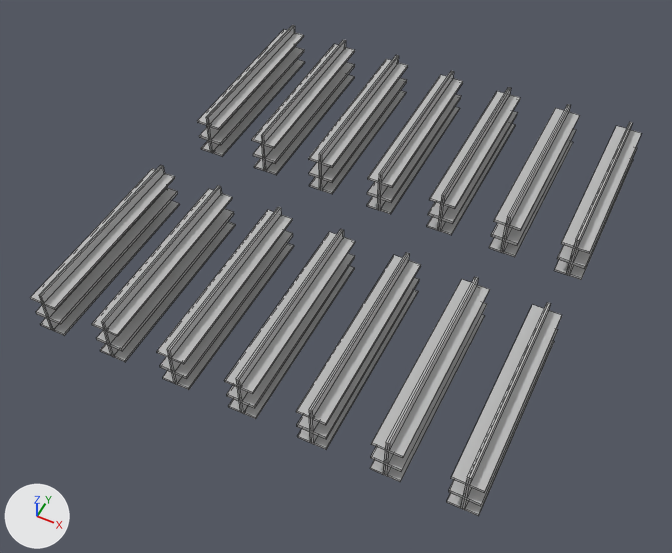
One commit to the OBJ model Project_Eve/Assets/Models/shopShelves.obj: the scene before it, then after it.
Before and after are seen from a 50 mm lens placed at (-165.0, -762.0, 2088.0), pointed at (-990.0, 888.0, 25.0). The axes (+X, +Y, +Z) are drawn at lower left. The lights are the same throughout. Mesh edges are drawn as thin lines. Where no turn or scale is listed for an object, it has been applied to the vertices.

Script lines for the objects in view, before the commit:
```python
me_shopshelves = bpy.data.meshes.new('shopShelves')
me_shopshelves.from_pydata(...)  # 924 vertices, 896 faces; spans x -1614.0..-331.0, y 319.0..1722.0, z 81.0..227.0
me_shopshelves.materials.append(mat_initialshadinggroup)  # grey #bcbcbc
ob_shopshelves = bpy.data.objects.new('shopShelves', me_shopshelves)
ob_shopshelves.location = (0.0, 0.0, 0.0)
```
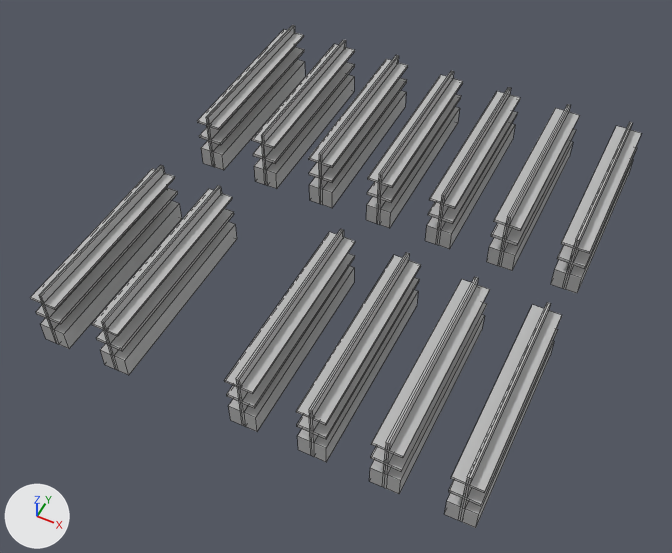
What differs and where, as boxes [x1, y1, x2, y2] in the pictures (672 x 553 px; the box of a moved part takes in the faces that stretch with it):
'shopShelves', reshaped
    before: [30, 25, 641, 516]
    after: [30, 25, 641, 528]
part 1 of me_shopshelves, deleted
    before: [157, 207, 294, 390]
part 2 of me_shopshelves, moved or reshaped
    before: [41, 62, 633, 516]
    after: [41, 62, 633, 528]

Patch to the scene script:
```diff
--- a/Project_Eve/Assets/Models/shopShelves.obj.py
+++ b/Project_Eve/Assets/Models/shopShelves.obj.py
@@ me_shopshelves @@
 # used by ob_shopshelves; location = (0.0, 0.0, 0.0)
-me_shopshelves.from_pydata(...)  # 924 vertices, 896 faces; spans x -1614.0..-331.0, y 319.0..1722.0, z 81.0..227.0
+me_shopshelves.from_pydata(...)  # 858 vertices, 832 faces; spans x -1614.0..-331.0, y 319.0..1722.0, z 21.0..227.0
+# me_shopshelves part 1: the loose piece of 66 vertices spanning x -1213.0..-1133.0, y 319.0..893.0, z 81.0..227.0 is deleted
+# me_shopshelves part 2
+# 130 vertices in x -1614.0..-331.0, y 319.0..1722.0, z 81.0 move by (0.0, 0.0, -60.0)
 me_shopshelves.materials.append(mat_initialshadinggroup)
```
